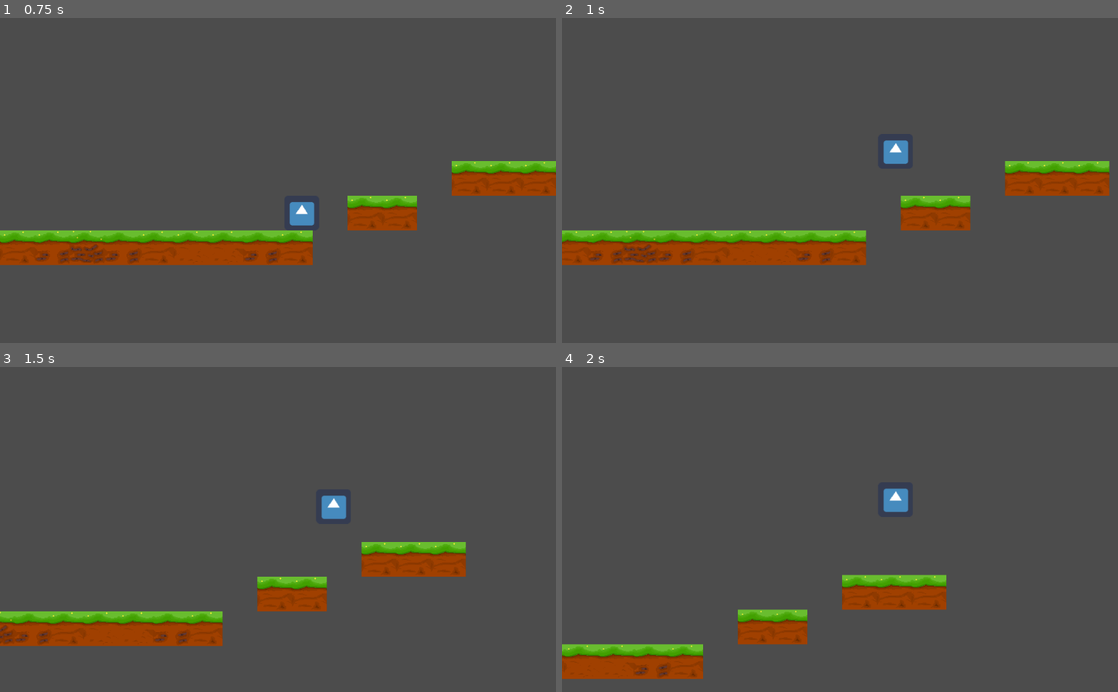
Above: before the commit, frames 1-4 (two rows, left to right).
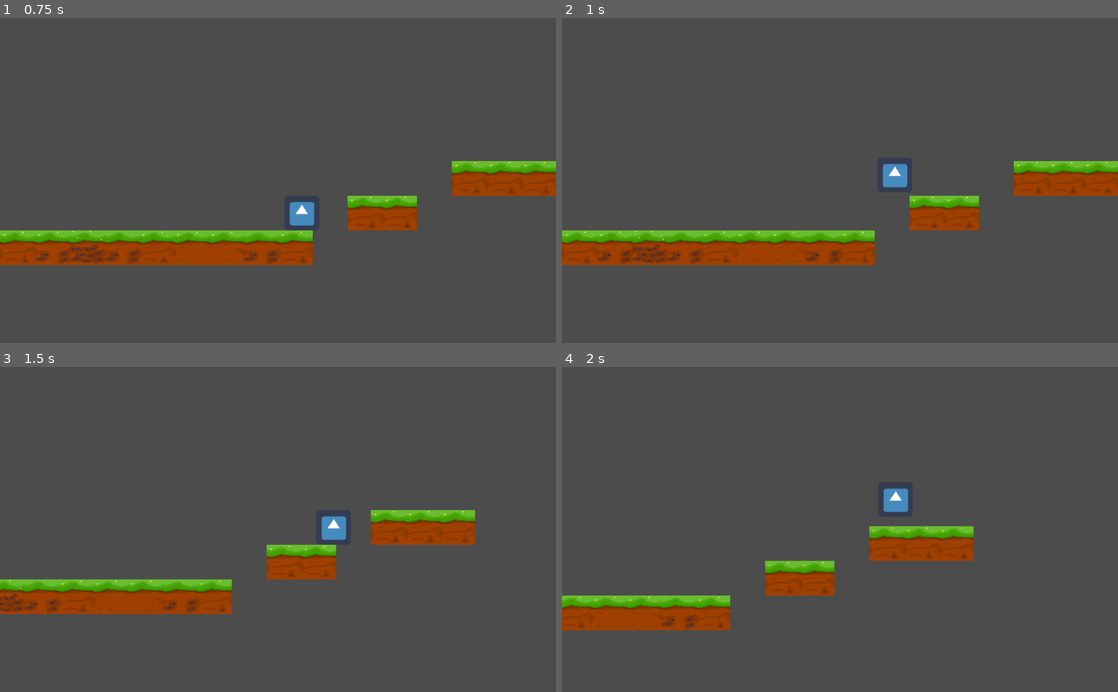
Above: after the commit, the same moments.

Repository: Rufusnu/itecgame
Game: Godot game, scene res://TestWorld.tscn
Same seed, same stepped clock (60 frames per second), same inputs: the game is played once before the commit and once after it. The project has no main scene, so this scene is started directly. The engine's default icon, where the game draws it, is replaced by a stand-in: a white triangle on a blue panel in a dark square.
Inputs:
- Up to frame 1 (0.75 s): tap Enter at 0.5 s; hold Right (ui_right) from 0.53 s (still down)
- Up to frame 2 (1 s): keep holding Right (ui_right); tap Up (ui_up) at 0.77 s
- Up to frame 3 (1.5 s): keep holding Right (ui_right)
- Up to frame 4 (2 s): keep holding Right (ui_right); tap Up (ui_up) at 1.52 s

Frame 1 is identical in both runs. In frame 2, 3.2% of the frame differs, in the area x 0-100%, y 37-77%; in frame 3, 15%, in the area x 0-86%, y 39-86%; in frame 4, 13%.

Commit message:
Fixed double jump

Diff:
--- a/Player.gd
+++ b/Player.gd
@@ -6,6 +6,7 @@
 export (int) var E_ACCEL
 
 export (int) var E_MAX_FALL_SPEED
+export (int) var E_MAX_JUMP_SPEED
 export (int) var E_JUMP_SPEED
 export (int) var E_GRAVITY
 
@@ -67,13 +68,20 @@
 	if move_left:
 		g_velocity.x = max(g_velocity.x - E_ACCEL, -E_MAX_WALK_SPEED)
 		# anim stuff
+	# special
+	## double jump
+	if on_floor:
+		if E_HAS_DOUBLE_JUMP:
+			g_jump_number = C_MAX_JUMPS
+		else:
+			g_jump_number = 1
 
 	if move_jump and g_jump_number > 0:
-		g_velocity.y -= E_JUMP_SPEED
+		g_velocity.y = max(g_velocity.y - E_JUMP_SPEED, -E_MAX_JUMP_SPEED)
 		g_jump_number -= 1
 		# anim stuff
 
-
+	print(g_velocity.y)
 	# too much gravity
 	if on_floor:
 		g_velocity.y = min(g_velocity.y + E_ACCEL, 15)
@@ -106,12 +114,6 @@
 				dash(-E_DASH_SPEED, false)
 	g_dash_velocity.x = lerp(g_dash_velocity.x, 0, 0.15)
 
-	## double jump
-	if on_floor:
-		if E_HAS_DOUBLE_JUMP:
-			g_jump_number = C_MAX_JUMPS
-		else:
-			g_jump_number = 1
 
 
 func dash(speed, dir_right):
--- a/Player.tscn
+++ b/Player.tscn
@@ -21,7 +21,8 @@
 E_MAX_WALK_SPEED = 300
 E_ACCEL = 40
 E_MAX_FALL_SPEED = 1000
-E_JUMP_SPEED = 700
+E_MAX_JUMP_SPEED = 500
+E_JUMP_SPEED = 500
 E_GRAVITY = 20
 E_DASH_SPEED = 200
 E_HAS_DASH = true
--- a/TestWorld.tscn
+++ b/TestWorld.tscn
@@ -31,5 +31,4 @@
 [node name="Player" parent="." index="1" instance=ExtResource( 2 )]
 
 position = Vector2( 512, 416 )
-E_HAS_DASH = true
-E_HAS_DOUBLE_JUMP = null
+E_HAS_DOUBLE_JUMP = true
Not shown, added: Animations/player/panda_walk.png.import
